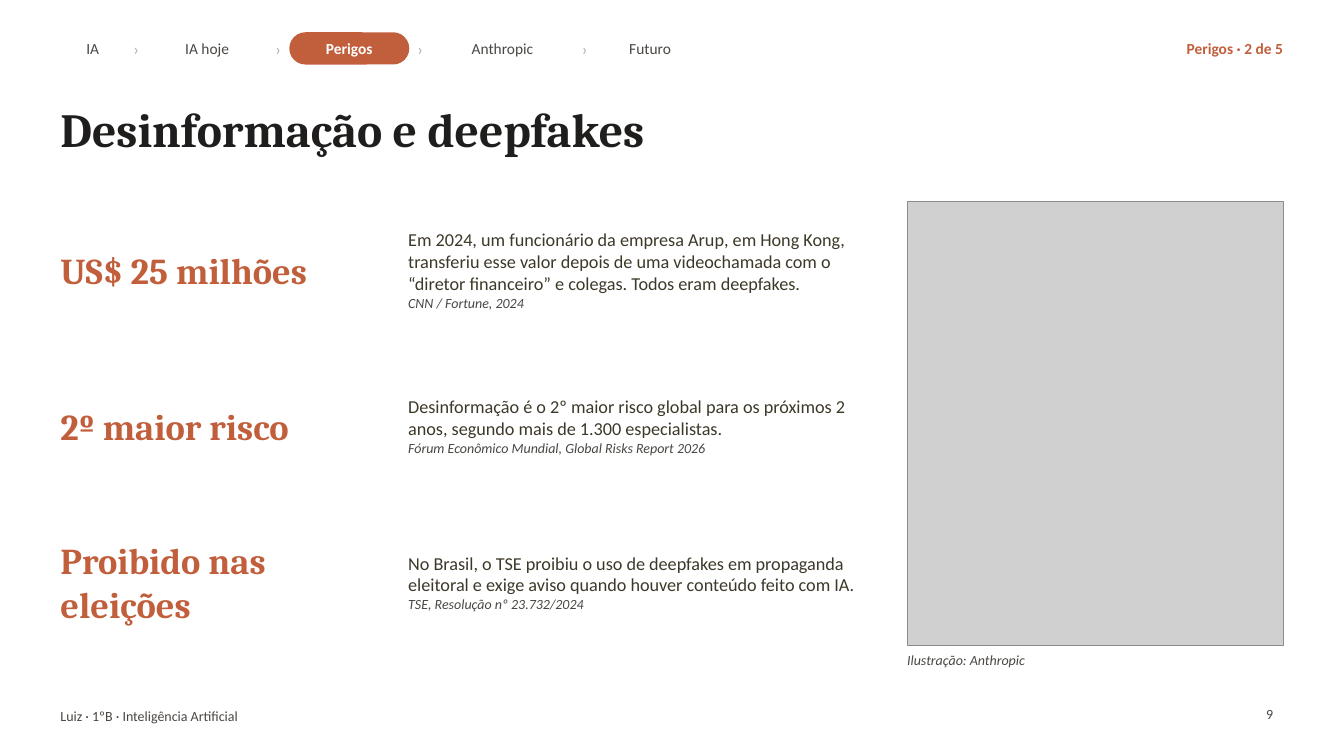
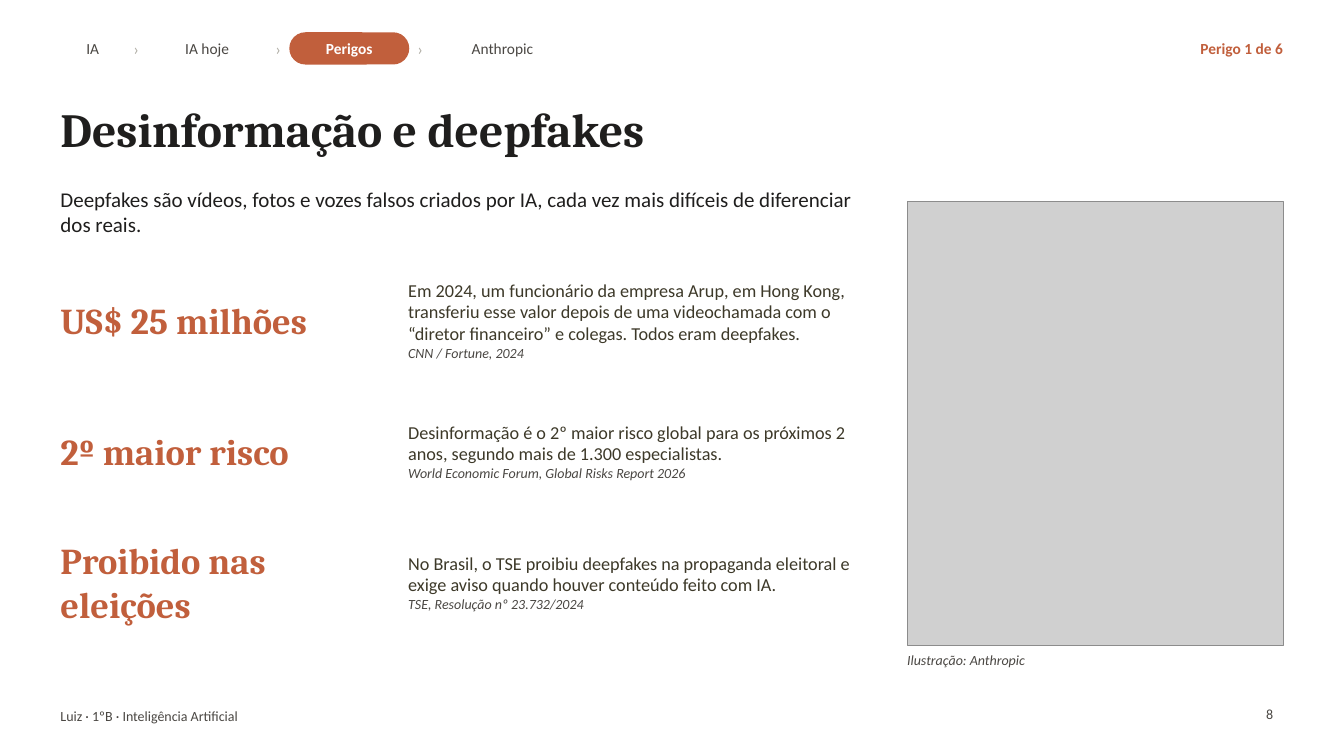
Before and after one commit to ArkhamKnight15/claude, a slide deck: slide 8 of apresentacao-ia/IA - Anthropic - Claude.pptx (slide 9 before the commit). Drawn at 1344x756 pixels with LibreOffice and Linux fonts; fonts in the diff are those of the drawing; grey boxes stand for pictures. Boxes give left, top, right and bottom in pixels: in the first picture for what was removed or moved away, otherwise in the second. Text is boxed around its words. In the diff, an @@ line names an element or a change of style, - is before the commit and + after.

```diff
--- a/apresentacao-ia/IA - Anthropic - Claude.pptx
+++ b/apresentacao-ia/IA - Anthropic - Claude.pptx
@@ text removed at [574, 32, 596, 65] @@
-›
@@ text removed at [629, 44, 671, 54] @@
-Futuro
@@ text at [1200, 43, 1283, 57]: text changed @@
-Perigos · 2 de 5
+Perigo 1 de 6
@@ text added at [60, 192, 851, 232], 15 pt, text #1F1E1D @@
+Deepfakes são vídeos, fotos e vozes falsos criados por IA, cada vez mais difíceis de diferenciar dos reais.
@@ text "US$ 25 milhões": place and size @@
-text "US$ 25 milhões" at [60, 257, 307, 287]
+text "US$ 25 milhões" at [60, 307, 307, 337]
@@ text "Em 2024, um funcionário da ...": place and size @@
-text "Em 2024, um funcionário da ..." at [408, 233, 844, 310]
+text "Em 2024, um funcionário da ..." at [408, 284, 844, 360]
@@ text "2º maior risco": place and size @@
-text "2º maior risco" at [60, 415, 288, 441]
+text "2º maior risco" at [60, 440, 288, 466]
@@ text "Desinformação é o 2º maior ...": place and size @@
-text "Desinformação é o 2º maior ..." at [408, 400, 845, 455]
+text "Desinformação é o 2º maior ..." at [408, 426, 845, 480]
@@ text at [408, 468, 685, 480]: text changed @@
-Fórum Econômico Mundial, Global Risks Report 2026
+World Economic Forum, Global Risks Report 2026
@@ text at [408, 557, 850, 594]: text changed @@
-No Brasil, o TSE proibiu o uso de deepfakes em propaganda eleitoral e exige aviso quando houver conteúdo feito com IA.
+No Brasil, o TSE proibiu deepfakes na propaganda eleitoral e exige aviso quando houver conteúdo feito com IA.
@@ page number at [1266, 709, 1273, 719]: text changed @@
-9
+8
```
Also in this commit, not shown: 10 other slides changed, 3 slides added, 3 slides removed, 2 other files.
